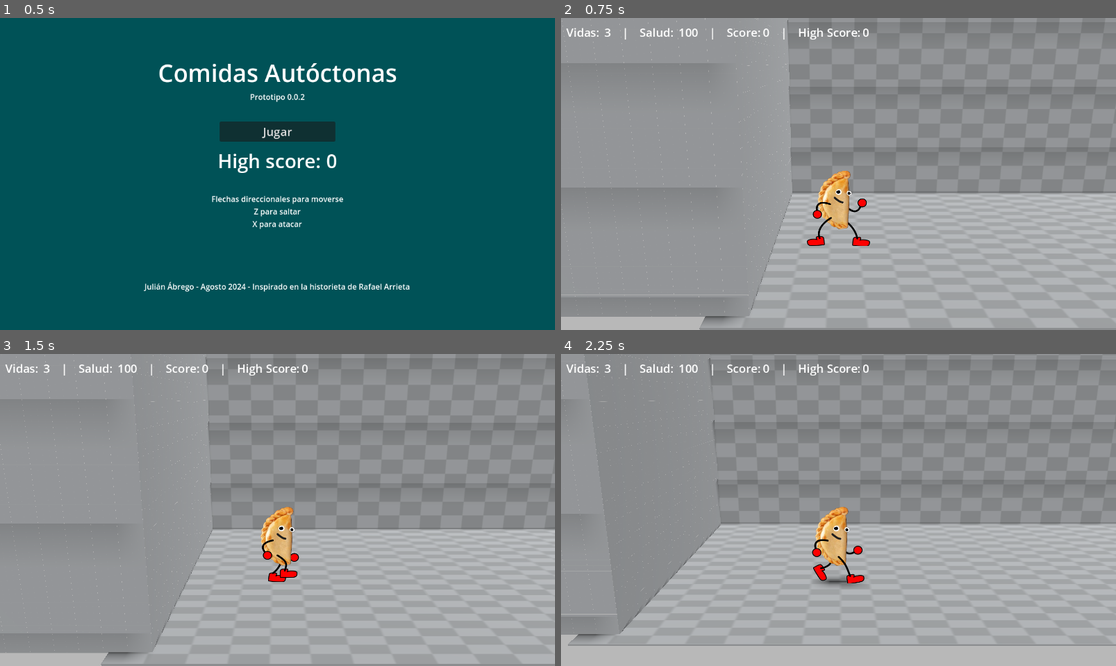
Above: before the commit, frames 1-4 (two rows, left to right).
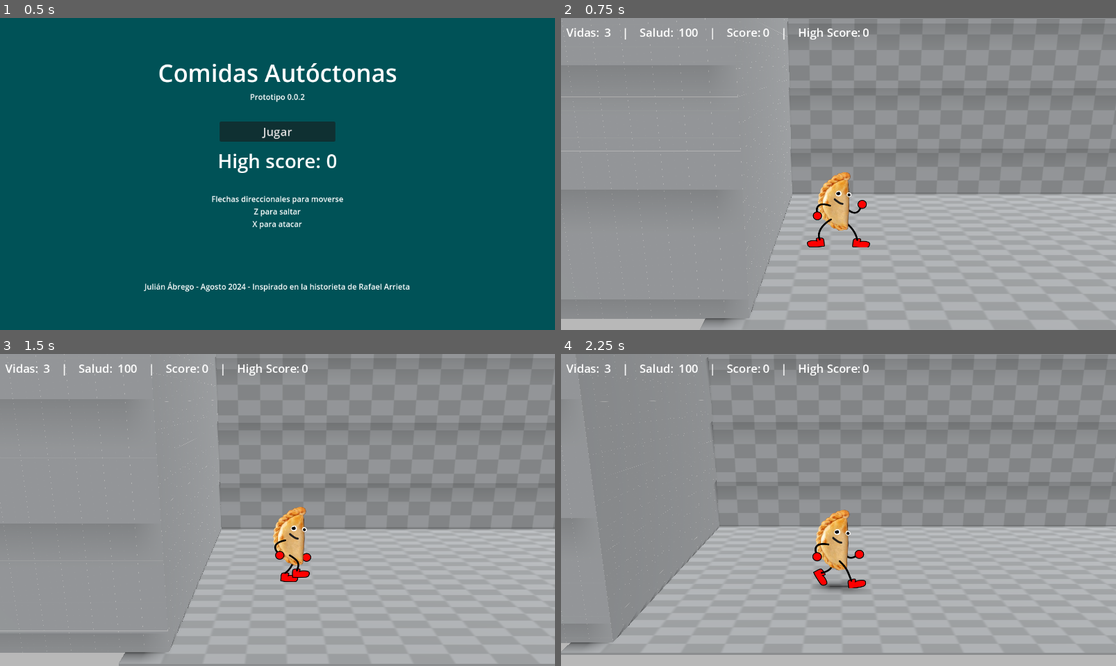
Above: after the commit, the same moments.

Repository: julabrego/unl_TrabajoFinal_2024
Game: Godot game, scene res://Assets/Scenes/UI/main_menu.tscn
Same seed, same stepped clock (60 frames per second), same inputs: the game is played once before the commit and once after it.
Inputs (mouse positions are in pixels of both pictures, inside the frame that each line leads up to):
- Up to frame 1 (0.5 s): no input
- Up to frame 2 (0.75 s): click "Jugar" at 0.5 s
- Up to frame 3 (1.5 s): tap Enter (ui_accept) at 1.25 s; move the mouse to (399, 494) at 1.27 s; hold Right (ui_right) from 1.28 s (still down); hold F from 1.28 s (still down); click (399, 494) at 1.42 s
- Up to frame 4 (2.25 s): tap Enter (ui_accept) at 1.52 s; move the mouse to (727, 525) at 2.02 s; release Right (ui_right) at 2.03 s; release F at 2.03 s; hold Down (ui_down) from 2.03 s (still down); tap Space at 2.1 s

Frame 1 is identical in both runs. In frame 2, 1.5% of the frame differs, in the area x 0-100%, y 0-100%; in frame 3, 2.8%; in frame 4, 4.3%, in the area x 0-100%, y 0-97%.

Commit message:
Camera movement

Diff:
--- a/Assets/Scenes/Scenarios/world_1.tscn
+++ b/Assets/Scenes/Scenarios/world_1.tscn
@@ -161,6 +161,7 @@
 camera_3d_resource = SubResource("Resource_6ta6x")
 attributes = SubResource("CameraAttributesPhysical_sepef")
 follow_offset = Vector3(0, 3.955, 11.995)
+follow_damping = true
 
 [connection signal="empanada_died" from="Empanada" to="." method="_on_empanada_empanada_died"]
 [connection signal="health_has_changed" from="Empanada" to="." method="_on_empanada_health_has_changed"]
Not shown: 2 places in Assets/Scenes/Scenarios/world_1.tscn that only renumber resources
